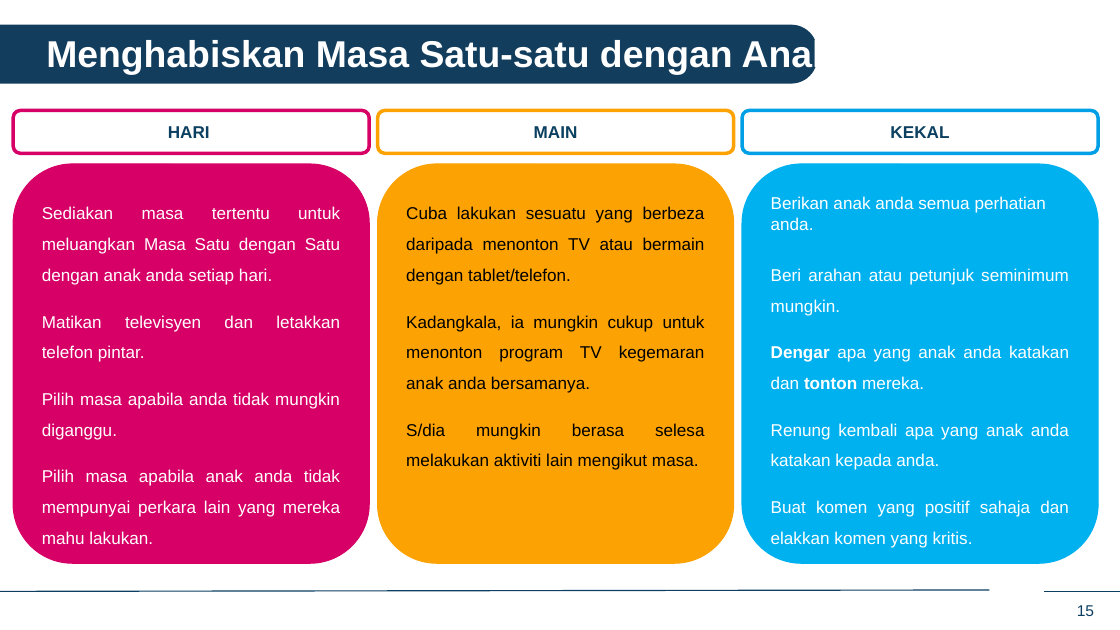
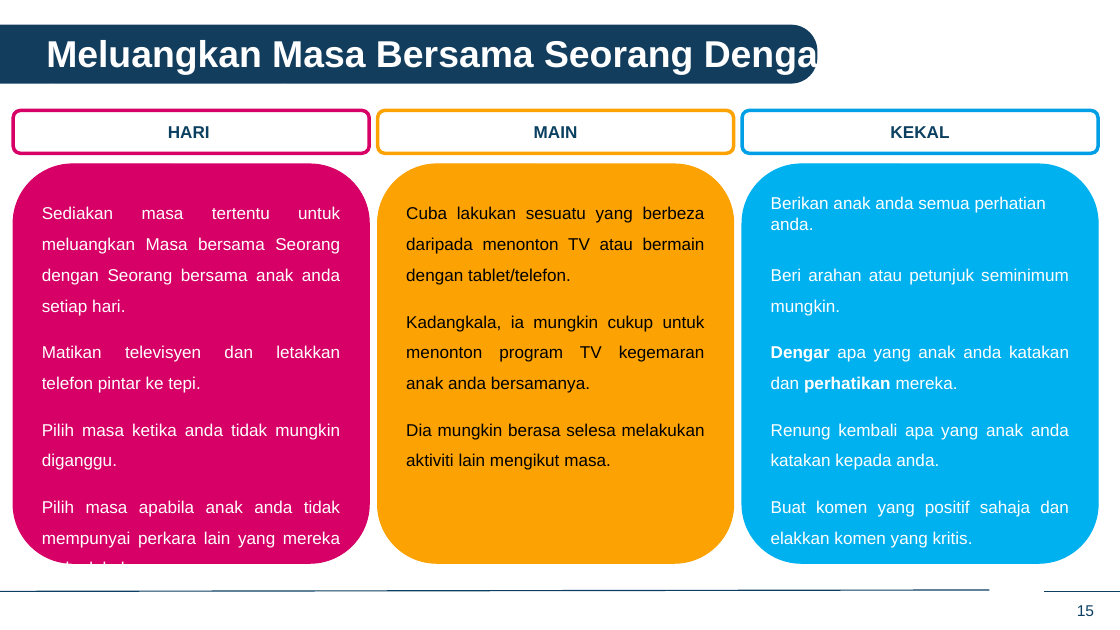
Before and after one commit to IDEMSInternational/plh-digital-content, a slide deck: slide 15 of translations/facilitator_app_malaysia/ms/ms_in_person_sessions.pptx. Drawn at 1120x630 pixels with LibreOffice and Linux fonts; fonts in the diff are those of the drawing; background and template pictures are left out. Boxes give left, top, right and bottom in pixels: in the first picture for what was removed or moved away, otherwise in the second. Text is boxed around its words. In the diff, an @@ line names an element or a change of style, - is before the commit and + after.

```diff
--- a/translations/facilitator_app_malaysia/ms/ms_in_person_sessions.pptx
+++ b/translations/facilitator_app_malaysia/ms/ms_in_person_sessions.pptx
@@ text at (46, 37, 841, 119): text changed @@
-Menghabiskan Masa Satu-satu dengan Anak Saya
+Meluangkan Masa Bersama Seorang Dengan Seorang bersama Anak Saya
@@ text in rounded rectangle at (42, 206, 340, 470): text changed @@
-Sediakan masa tertentu untuk meluangkan Masa Satu dengan Satu dengan anak anda setiap hari.
-Matikan televisyen dan letakkan telefon pintar.
-Pilih masa apabila anda tidak mungkin diganggu.
+Sediakan masa tertentu untuk meluangkan Masa bersama Seorang dengan Seorang bersama anak anda setiap hari.
+Matikan televisyen dan letakkan telefon pintar ke tepi.
+Pilih masa ketika anda tidak mungkin diganggu.
@@ text in rounded rectangle at (771, 345, 1069, 393): text changed @@
-Dengar apa yang anak anda katakan dan tonton mereka.
+Dengar apa yang anak anda katakan dan perhatikan mereka.
@@ text in rounded rectangle at (406, 423, 705, 470): text changed @@
-S/dia mungkin berasa selesa melakukan aktiviti lain mengikut masa.
+Dia mungkin berasa selesa melakukan aktiviti lain mengikut masa.
```
Also in this commit, not shown: 10 other slides changed.
